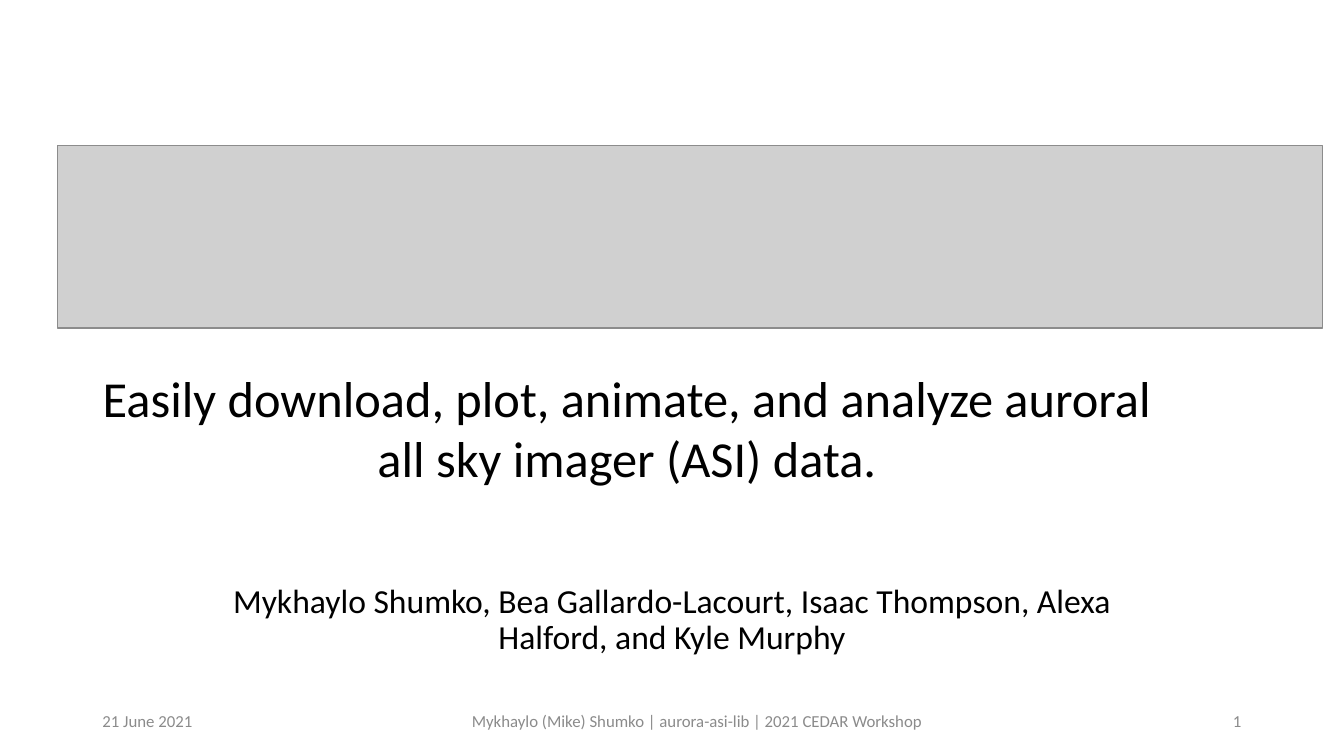
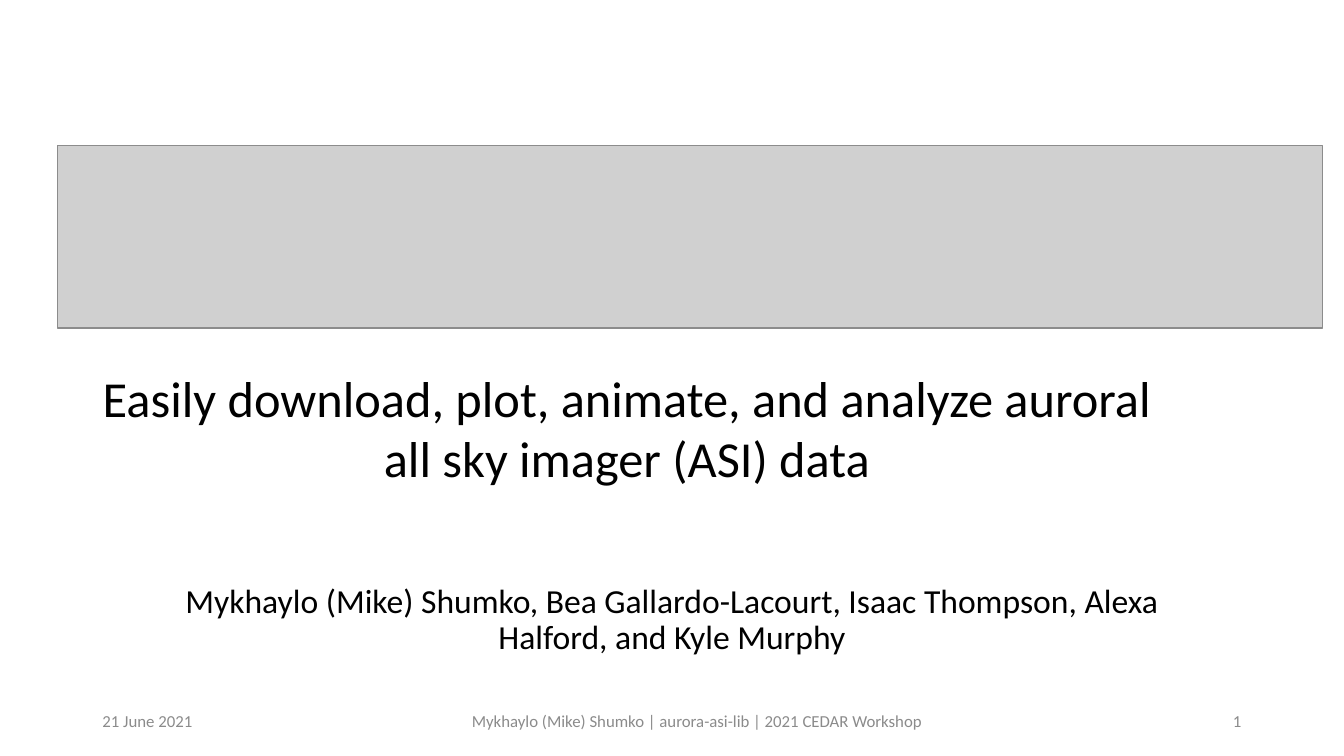
Before and after one commit to mshumko/asilib, a slide deck: slide 1 of presentations/2021_cedar_shumko_asilib.pptx. Drawn at 1344x756 pixels with LibreOffice and Linux fonts; fonts in the diff are those of the drawing; grey boxes stand for pictures. Boxes give left, top, right and bottom in pixels: in the first picture for what was removed or moved away, otherwise in the second. Text is boxed around its words. In the diff, an @@ line names an element or a change of style, - is before the commit and + after.

```diff
--- a/presentations/2021_cedar_shumko_asilib.pptx
+++ b/presentations/2021_cedar_shumko_asilib.pptx
@@ text at (x1=103, y1=382, x2=1150, y2=486): text changed @@
-Easily download, plot, animate, and analyze auroral all sky imager (ASI) data.
+Easily download, plot, animate, and analyze auroral all sky imager (ASI) data
@@ subtitle at (x1=185, y1=588, x2=1158, y2=655): text changed @@
-Mykhaylo Shumko, Bea Gallardo-Lacourt, Isaac Thompson, Alexa Halford, and Kyle Murphy
+Mykhaylo (Mike) Shumko, Bea Gallardo-Lacourt, Isaac Thompson, Alexa Halford, and Kyle Murphy
```
Also in this commit, not shown: 6 other slides changed, 3 slides added, 1 other file.
